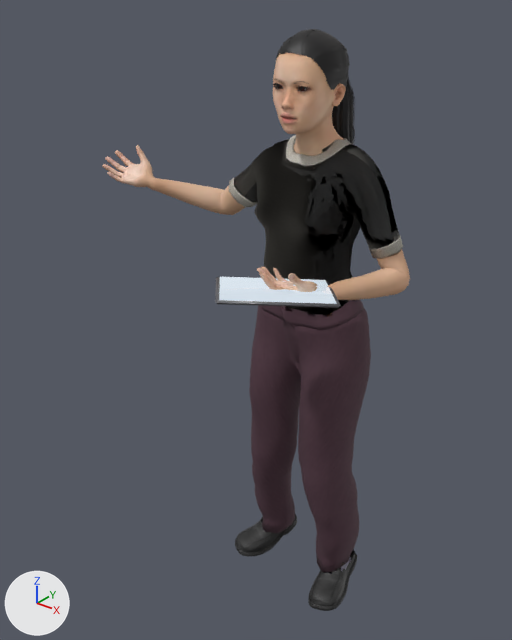
One commit to the glTF model assets/props/people-ava-stand-present.glb: the scene before it, then after it.
The view is the same before and after, from a 50 mm camera at (1.145, -1.165, 0.617) aimed at (0.107, 0.132, -0.187). Lighting does not change. The marker at lower left points along +X, +Y and +Z. The picture after the commit comes second.

Names of what the first picture shows: 'people-ava-stand-present'.
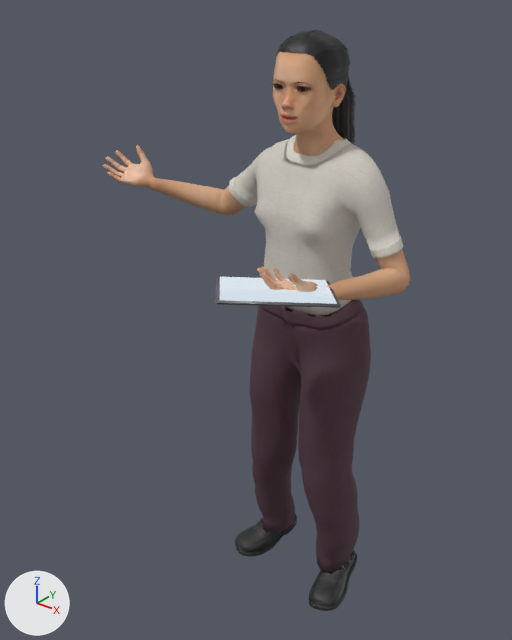
Boxes (x1, y1, x2, y2) around the edits, measured in the pictures (512 x 640 px):
'people-ava-stand-present', surface changed
    both: (103, 30, 410, 573)

Edits to the bpy script that builds the scene:
```text
Change mat_human_toigo_basic_tucked_t_shirt:
    remove n3 = _N.new('ShaderNodeNormalMap'); n3.name = 'Normal Map'
    remove n3.uv_map = 'UVMap'
    remove n4 = _N.new('ShaderNodeTexImage'); n4.name = 'Image Texture.001'
    remove n4.image = img_t_shirt_basic_bump
    where n0 = _N.new('ShaderNodeBsdfPrincipled'); n0.name = 'Principled BSDF'
    remove _L.new(n3.outputs[0], n0.inputs[5])  # 'Normal' to 'Normal'
    remove _L.new(n4.outputs[0], n3.inputs[1])  # 'Color' to 'Color'
```
